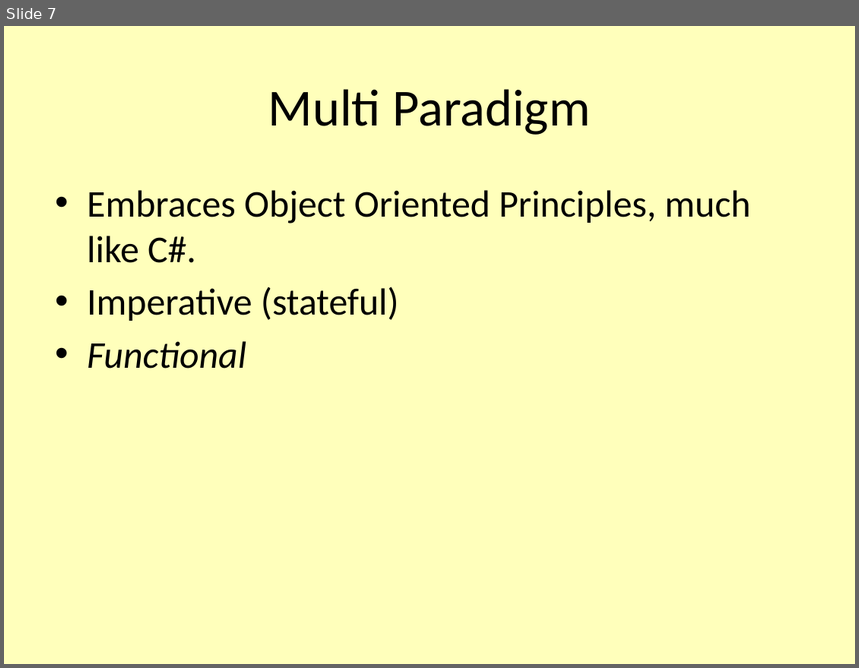
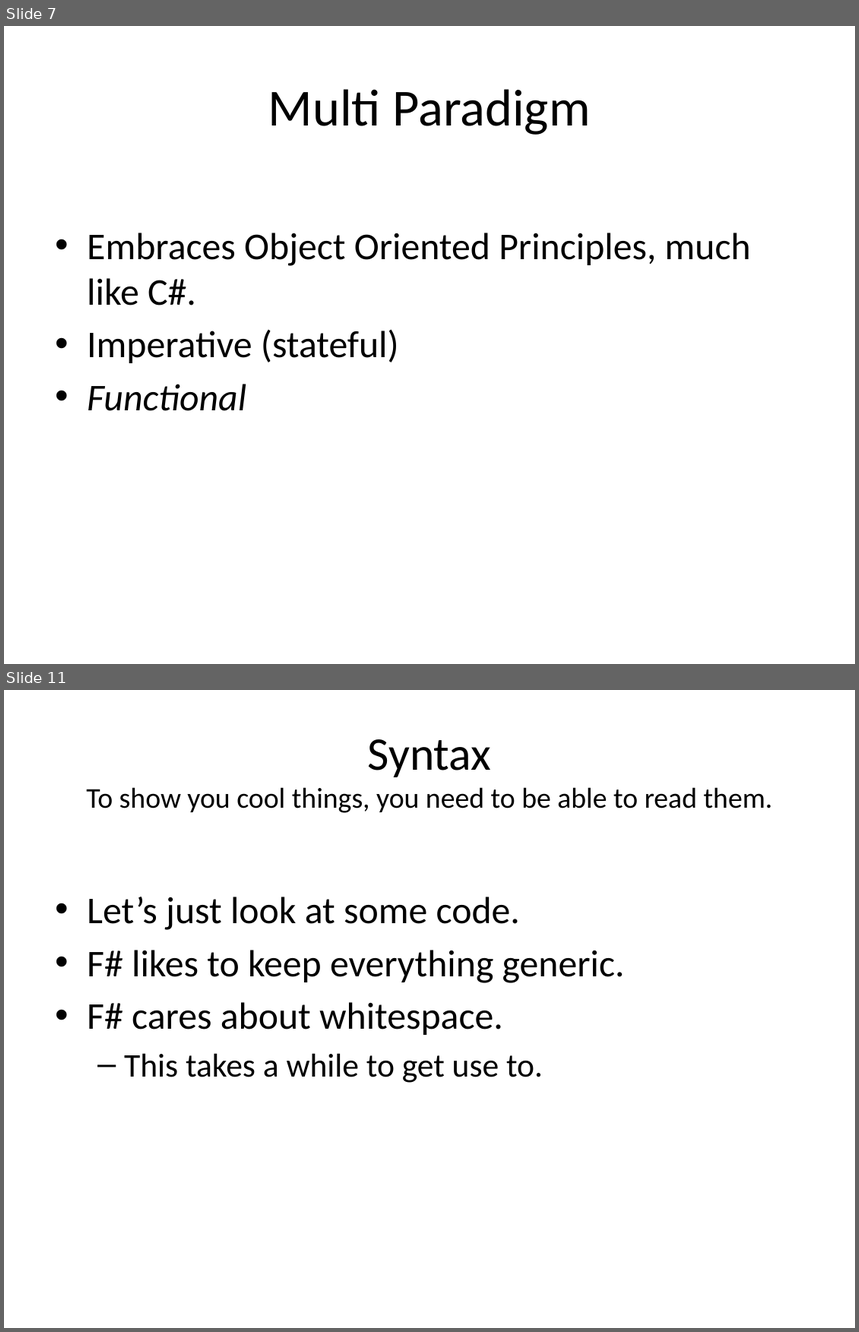
Before and after one commit to vcsjones/Presentations, a slide deck: RCC.2010.2/F.pptx. Shown one above the other, each under a label of ours: slide 7 before the commit, slides 7 and 11 after it; the slides between them are not shown. The pictures are 859x668 and 859x1332 pixels, drawn with LibreOffice and Linux fonts; fonts in the diff are those of the drawing; background and template pictures are left out. Boxes give left, top, right and bottom in pixels: in the first picture for what was removed or moved away, otherwise in the second. Text is boxed around its words. In the diff, an @@ line names an element or a change of style, - is before the commit and + after.

```diff
--- a/RCC.2010.2/F.pptx
+++ b/RCC.2010.2/F.pptx
@@ slide 11 added at [4,690,855,1328], background #FFFFFF @@
@@ title added at [86,739,773,813], 24.3 pt, text #000000 @@
+Syntax
+To show you cool things, you need to be able to read them.
@@ text added at [87,897,625,1083], 32 pt, text #000000 @@
+• Let’s just look at some code.
+• F# likes to keep everything generic.
+• F# cares about whitespace.
+  – This takes a while to get use to.
@@ slide 7 changed as well @@
@@ background #FFFFBB to #FFFFFF @@
@@ text "Embraces Object Oriented Principles, much ...": place and size @@
-text "Embraces Object Oriented Principles, much ..." at [87,190,751,369]
+text "Embraces Object Oriented Principles, much ..." at [87,233,751,411]
```
Also in this commit, not shown: 11 other slides changed, 4 other slides added, 11 other files.
